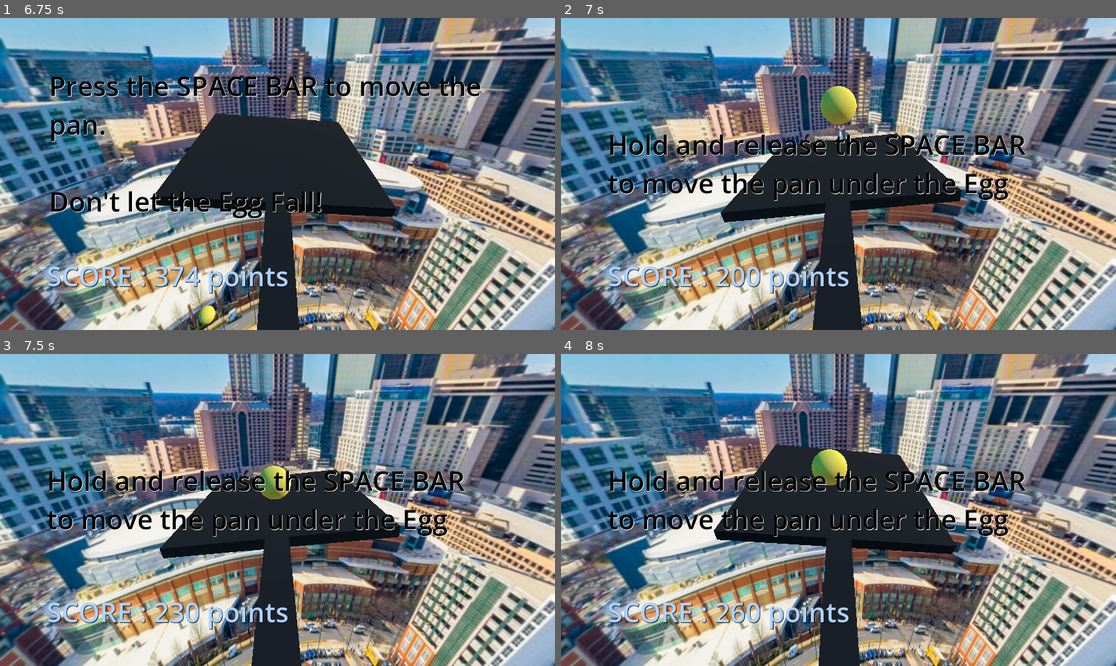
Above: before the commit, frames 1-4 (two rows, left to right).
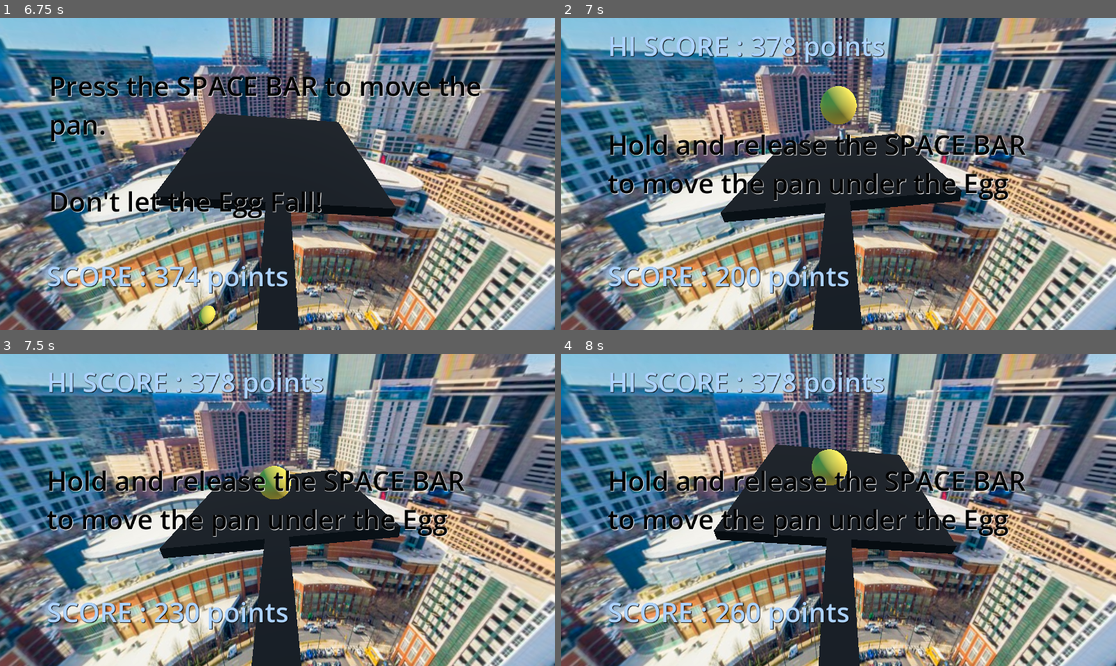
Above: after the commit, the same moments.

Repository: dallen72/Frying-Eggs-On-the-Charlotte-Skyline
Game: Godot game, scene res://node_3d.tscn
Same seed, same stepped clock (60 frames per second), same inputs: the game is played once before the commit and once after it.
Inputs:
- Up to frame 1 (6.75 s): tap Space every 0.75 s from 0.5 to 4.25 s; tap Enter (ui_accept) at 0.77, 1.52, 3.02, 3.77, 4.52, 6.02 s
- Up to frame 2 (7 s): tap Enter (ui_accept) at 6.77 s
- Up to frame 3 (7.5 s): no input
- Up to frame 4 (8 s): tap Enter (ui_accept) at 7.52 s

Frame 1 is identical in both runs. In frame 2, 1.3% of the frame differs, in the area x 8-59%, y 5-15%; in frame 3, 1.3%; in frame 4, 1.3%.

Commit message:
showing hi score

Diff:
--- a/node_3d.gd
+++ b/node_3d.gd
@@ -15,6 +15,7 @@
 var _game_started
 var _instruction_count
 var score
+var hiScore
 
 # Called when the node enters the scene tree for the first time.
 func _ready() -> void:
@@ -26,6 +27,7 @@
 	_game_started = false
 	_instruction_count = 0
 	score = 1
+	hiScore = 0
 
 # Called every frame. 'delta' is the elapsed time since the previous frame.
 func _process(delta: float) -> void:
@@ -98,10 +100,15 @@
 func resetBall():
 	$rig/ball.queue_free()
 	await $rig/ball.tree_exited
+	if (score > hiScore):
+		hiScore = score
+		$hiScoreText.show()
+		$hiScoreText.text = "HI SCORE : " + str(hiScore) + " points"
 	score /= 2
 	var ball = Ball.instantiate()
 	$rig.add_child(ball)
 	ball.name = "ball"
+
 
 
 func flip_pan():
--- a/node_3d.tscn
+++ b/node_3d.tscn
@@ -215,4 +215,26 @@
 autowrap_mode = 2
 metadata/_edit_use_anchors_ = true
 
+[node name="hiScoreText" type="Label" parent="."]
+visible = false
+anchors_preset = -1
+anchor_left = -0.0555556
+anchor_top = 0.70679
+anchor_right = 0.742188
+anchor_bottom = 1.5787
+offset_left = 161.0
+offset_top = -439.0
+offset_right = 161.0
+offset_bottom = -439.0
+grow_horizontal = 2
+grow_vertical = 2
+size_flags_horizontal = 4
+theme = SubResource("Theme_i80a4")
+theme_override_colors/font_color = Color(0.678431, 0.827451, 1, 1)
+theme_override_colors/font_shadow_color = Color(0, 0, 0, 1)
+theme_override_colors/font_outline_color = Color(0, 0, 0, 1)
+text = "Hi Score:"
+autowrap_mode = 2
+metadata/_edit_use_anchors_ = true
+
 [connection signal="timeout" from="panCalibrateTimer" to="." method="_on_pan_calibrate_timer_timeout"]
